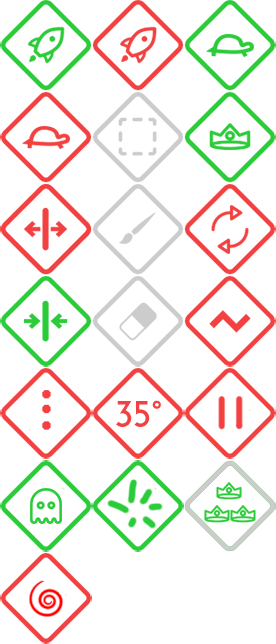
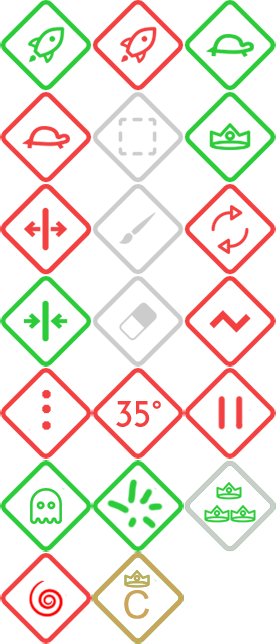
The second 276x644 image is a revision of the first. Changes to its layers:
added layer "C" in group "Group 1" over [124, 590, 149, 619]
added layer "Layer 5 copy 2" in group "Group 1" over [92, 552, 184, 644]
added layer "Layer 7 copy 3" in group "Group 1" over [124, 570, 150, 588]
